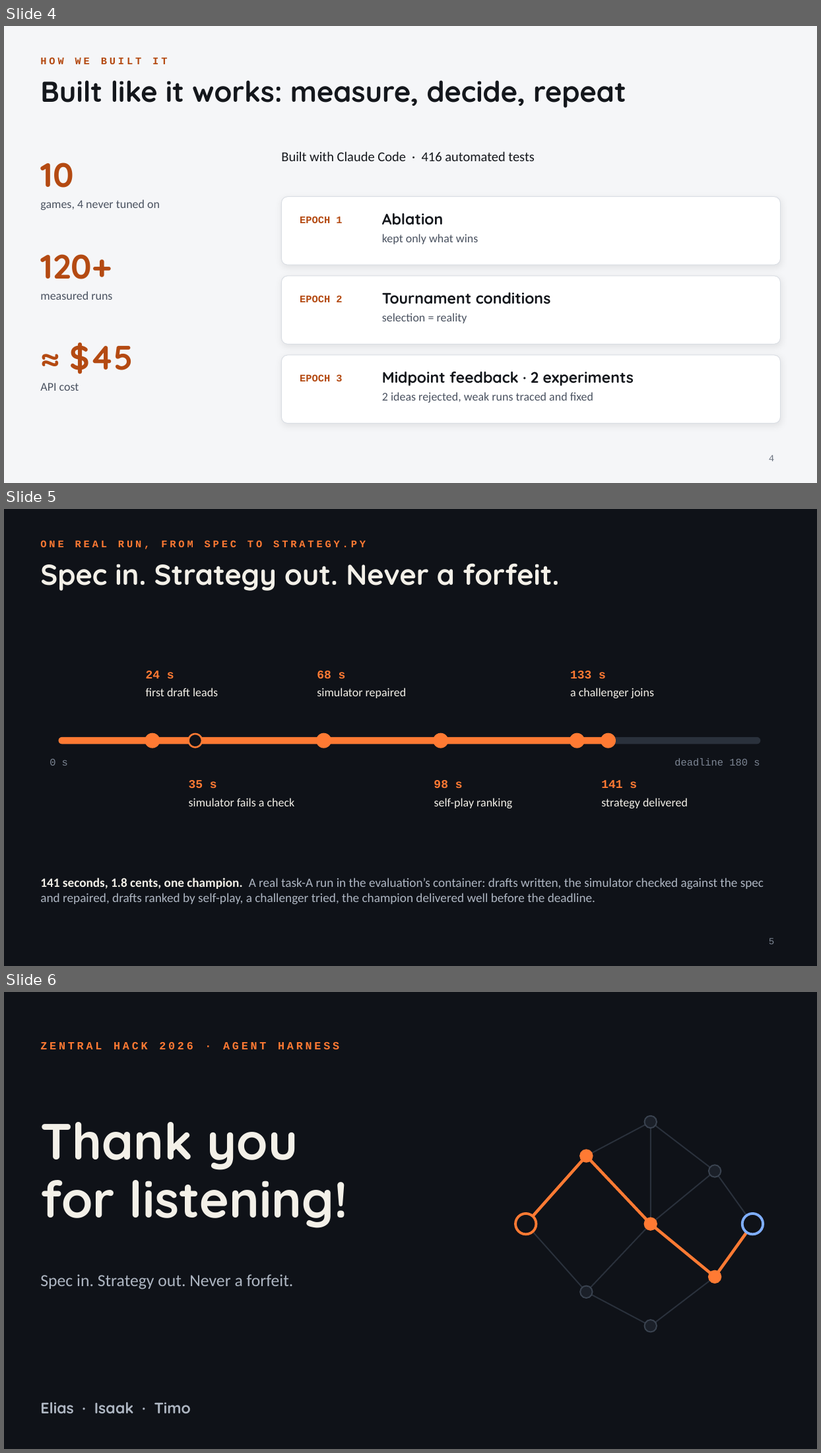
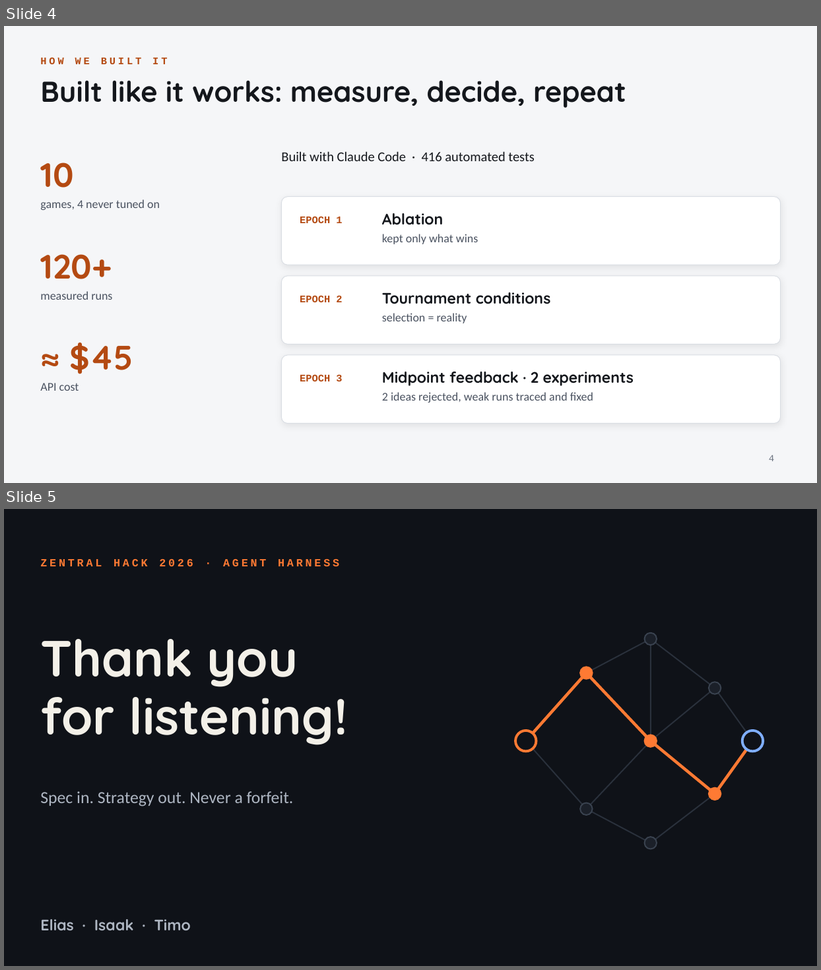
Before and after one commit to timoo-006/zentralhack-harness, a slide deck: docs/presentation/pitch.pptx. Shown one above the other, each under a label of ours: slides 4, 5 and 6 before the commit, slides 4 and 5 after it. The pictures are 821x1453 and 821x970 pixels, drawn with LibreOffice and Linux fonts; fonts in the diff are those of the drawing. Boxes give left, top, right and bottom in pixels: in the first picture for what was removed or moved away, otherwise in the second. Text is boxed around its words. In the diff, an @@ line names an element or a change of style, - is before the commit and + after.

```diff
--- a/docs/presentation/pitch.pptx
+++ b/docs/presentation/pitch.pptx
@@ slide 5 removed at [4, 509, 817, 966], background #0F1218 @@
@@ text removed at [40, 540, 366, 549] @@
-ONE REAL RUN, FROM SPEC TO STRATEGY.PY
@@ title removed at [40, 563, 559, 591] @@
-Spec in. Strategy out. Never a forfeit.
@@ text removed at [146, 671, 174, 679] @@
-24 s
@@ text removed at [317, 671, 346, 679] @@
-68 s
@@ text removed at [570, 671, 606, 679] @@
-133 s
@@ text removed at [146, 688, 218, 696] @@
-first draft leads
@@ text removed at [317, 688, 407, 698] @@
-simulator repaired
@@ text removed at [570, 688, 654, 698] @@
-a challenger joins
@@ rounded rectangle removed at [59, 738, 760, 744] @@
@@ rounded rectangle removed at [59, 738, 609, 744] @@
@@ ellipse removed at [145, 734, 159, 747] @@
@@ ellipse removed at [189, 734, 202, 747] @@
@@ ellipse removed at [317, 734, 330, 747] @@
@@ ellipse removed at [434, 734, 448, 747] @@
@@ ellipse removed at [571, 734, 584, 747] @@
@@ ellipse removed at [602, 734, 615, 747] @@
@@ text removed at [50, 759, 68, 766] @@
-0 s
@@ text removed at [675, 758, 760, 766] @@
-deadline 180 s
@@ text removed at [189, 780, 217, 788] @@
-35 s
@@ text removed at [434, 780, 463, 788] @@
-98 s
@@ text removed at [601, 780, 637, 788] @@
-141 s
@@ text removed at [189, 798, 295, 807] @@
-simulator fails a check
@@ text removed at [434, 798, 512, 809] @@
-self-play ranking
@@ text removed at [601, 798, 688, 809] @@
-strategy delivered
@@ text removed at [40, 878, 764, 905] @@
-141 seconds, 1.8 cents, one champion. A real task-A run in the evaluation’s container: drafts written, the simulator checked against the spec and repaired, drafts ranked by self-play, a challenger tried, the champion delivered well before the deadline.
@@ page number removed at [769, 939, 774, 945] @@
-5
@@ what was slide 6 is now slide 5 @@
```
Also in this commit, not shown: 3 other files.
